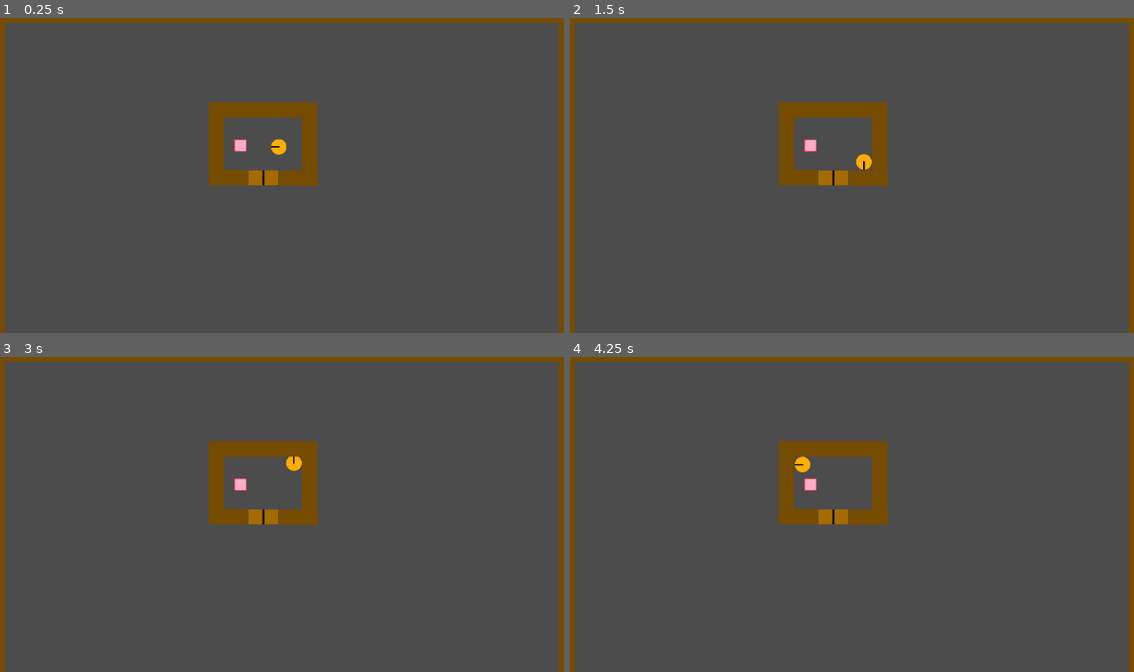
Above: before the commit, frames 1-4 (two rows, left to right).
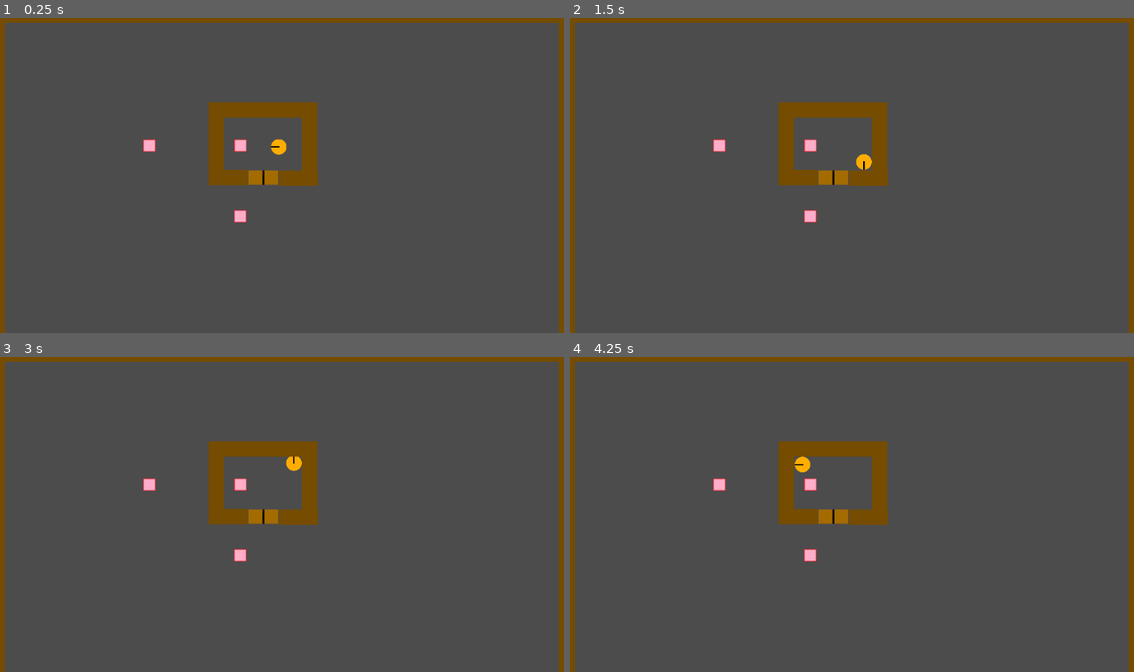
Above: after the commit, the same moments.

Repository: Charidan/Kleptochron
Game: Godot game, scene res://scenes/CollisionTest.tscn
Same seed, same stepped clock (60 frames per second), same inputs: the game is played once before the commit and once after it.
Inputs:
- Up to frame 1 (0.25 s): no input
- Up to frame 2 (1.5 s): tap Enter at 0.5 s; hold Right (ui_right) 0.53-1.28 s; tap Space at 1.25 s; hold Down (ui_down) from 1.28 s (still down)
- Up to frame 3 (3 s): tap Enter at 2 s; release Down (ui_down) at 2.03 s; hold Right (ui_right) 2.03-2.78 s; tap Space at 2.75 s; hold Up (ui_up) from 2.78 s (still down)
- Up to frame 4 (4.25 s): tap Enter at 3.5 s; release Up (ui_up) at 3.53 s; hold Left (ui_left) from 3.53 s (still down)

The runs differ from the first frame. In frame 1, 0.2% of the frame differs, in the area x 25-50%, y 38-65%; in frame 2, 0.2%; in frame 3, 0.2%; in frame 4, 0.2%.

Commit message:
Got two pressureplates to connect to the same door and eachother and control the door.

Diff:
--- a/scenes/CollisionTest.tscn
+++ b/scenes/CollisionTest.tscn
@@ -60,15 +60,27 @@
 position = Vector2( 500, 600 )
 scale = Vector2( 10, 1 )
 
-[node name="pressureplate" parent="." index="10" instance=ExtResource( 4 )]
+[node name="PP_Door1" parent="." index="10" instance=ExtResource( 4 )]
 
 position = Vector2( 438.493, 247.583 )
 _sections_unfolded = [ "Transform" ]
 plate_name = "alpha"
 
-[node name="Door" parent="." index="11" instance=ExtResource( 5 )]
+[node name="PP_Door2" parent="." index="11" instance=ExtResource( 4 )]
 
-position = Vector2( 475.227, 299.832 )
+position = Vector2( 437.738, 361.921 )
+_sections_unfolded = [ "Transform" ]
+plate_name = "alpha"
+
+[node name="PP_Time" parent="." index="12" instance=ExtResource( 4 )]
+
+position = Vector2( 292.069, 248.418 )
+_sections_unfolded = [ "Transform" ]
+plate_name = "time"
+
+[node name="Door" parent="." index="13" instance=ExtResource( 5 )]
+
+position = Vector2( 475.227, 299.555 )
 scale = Vector2( 2.39617, 1.56712 )
 PASSWORD = "alpha"
 SPEED = 9
--- a/scripts/CollisionTest.gd
+++ b/scripts/CollisionTest.gd
@@ -5,14 +5,36 @@
 # var b = "textvar"
 
 func _ready():
-	pass
+	global.reset_time()
 	# Called when the node is added to the scene for the first time.
 	# Initialization here
-	var pressureplate = find_node("pressureplate")
+	var pp1 = find_node("PP_Door1")
+	var pp2 = find_node("PP_Door2")
+	var timeplate = find_node("PP_Time")
 	var door = find_node("Door")
-	pressureplate.connect('plate_on', door, "open")
-	pressureplate.connect('plate_off', door, "close")
-	pressureplate.connect("body_entered", self, "_on_pressureplate_body_entered", [pressureplate])
+	pp1.connect('plate_on', door, "open")
+	pp1.connect('plate_off', door, "close")
+
+	pp2.connect('plate_on', door, "open")
+	pp2.connect('plate_off', door, "close")
+
+	pp1.connect('plate_on', pp2, "set_on")
+	pp1.connect('plate_off', pp2, "set_off")
+
+	pp2.connect('plate_on', pp2, "set_on")
+	pp2.connect('plate_off', pp2, "set_off")
+
+	pp1.connect('plate_on', pp1, "set_on")
+	pp1.connect('plate_off', pp1, "set_off")
+
+	pp2.connect('plate_on', pp1, "set_on")
+	pp2.connect('plate_off', pp1, "set_off")
+
+	pp1.connect("body_entered", self, "_on_pressureplate_body_entered", [pp1])
+	pp2.connect("body_entered", self, "_on_pressureplate_body_entered", [pp2])
+
+	timeplate.connect("body_entered", self, "_on_pressureplate_body_entered", [timeplate])
+
 
 func _on_pressureplate_body_entered(body, origin):
 	if body.get_name() == "Character":
--- a/scripts/Pressureplate.gd
+++ b/scripts/Pressureplate.gd
@@ -3,6 +3,7 @@
 signal plate_off(signal_value)
 
 export(String) var plate_name
+var event_list = []
 
 # class member variables go here, for example:
 # var a = 2
@@ -18,13 +19,25 @@
 	var sprite_off = find_node("sprite_off")
 
 	if sprite_on.is_visible():
-		sprite_on.hide()
-		sprite_off.show()
 		emit_signal("plate_off", plate_name)
+		event_list.append('plate_off:' + str(global.time))
 	else:
-		sprite_on.show()
-		sprite_off.hide()
 		emit_signal("plate_on", plate_name)
+		event_list.append('plate_on:' + str(global.time))
+
+func set_on(signal_value):
+	print('Hi' + str(self))
+	print(str(signal_value == plate_name))
+	if signal_value == plate_name:
+		find_node("sprite_on").show()
+		find_node("sprite_off").hide()
+
+func set_off(signal_value):
+	print('Hi' + str(self))
+	print(str(signal_value == plate_name))
+	if signal_value == plate_name:
+		find_node("sprite_on").hide()
+		find_node("sprite_off").show()
 
 func is_on():
 	return find_node("sprite_on").is_visible()
--- a/scripts/door.gd
+++ b/scripts/door.gd
@@ -28,12 +28,12 @@
 			moving = move_towards(find_node('leftdoor'), POS_LEFT_OPEN, delta)
 			move_towards(find_node('rightdoor'), POS_RIGHT_OPEN, delta)
 			if !moving:
-				event_list.append('open_end:' + str(time))
+				event_list.append('open_end:' + str(global.time))
 		else:
 			moving = move_towards(find_node('leftdoor'), POS_LEFT_CLOSE, delta)
 			move_towards(find_node('rightdoor'), POS_RIGHT_CLOSE, delta)
 			if !moving:
-				event_list.append('close_end:' + str(time))
+				event_list.append('close_end:' + str(global.time))
 
 func move_towards(obj, dest, delta):
 	var distance = (dest - obj.position)
@@ -48,19 +48,19 @@
 	if signal_value == PASSWORD:
 		moving = true
 		open = true
-		event_list.append('open_begin:' + str(time))
+		event_list.append('open_begin:' + str(global.time))
 
 func close(signal_value):
 	if signal_value == PASSWORD:
 		moving = true
 		open = false
-		event_list.append('close_begin:' + str(time))
+		event_list.append('close_begin:' + str(global.time))
 
 func toggle():
 	moving = true
 	open = !open
 	if open:
-		event_list.append('open_begin:' + str(time))
+		event_list.append('open_begin:' + str(global.time))
 	else:
-		event_list.append('close_begin:' + str(time))
+		event_list.append('close_begin:' + str(global.time))
 	print(event_list)
--- a/scripts/global.gd
+++ b/scripts/global.gd
@@ -1,4 +1,10 @@
+extends Node
+
 var time = 0
+
+func _physics_process(delta):
+	time += 1
+
 
 func reset_time():
 	time = 0
